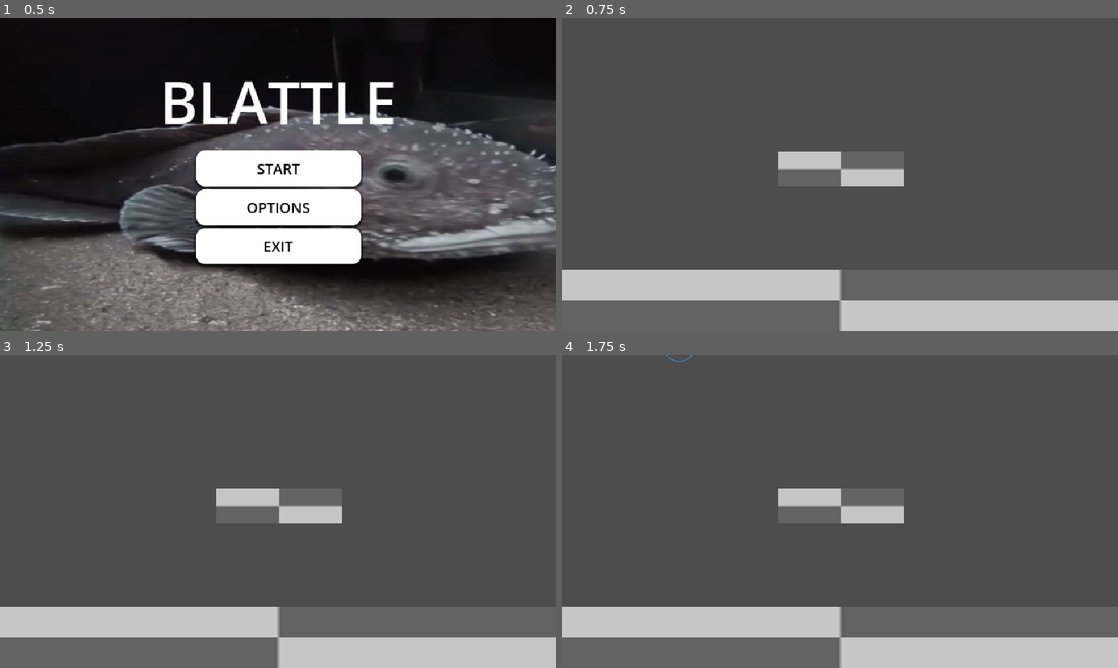
Above: before the commit, frames 1-4 (two rows, left to right).
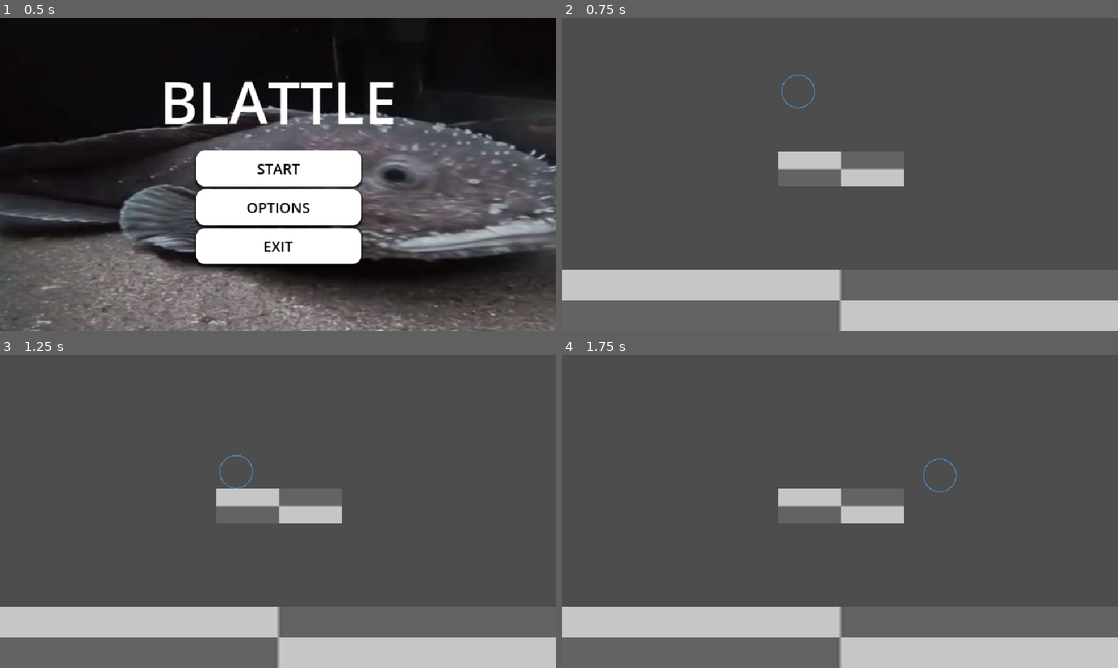
Above: after the commit, the same moments.

Repository: piperinnshall/Blattle
Game: Godot game, scene res://piper/scenes/menu/main_menu.tscn
Same seed, same stepped clock (60 frames per second), same inputs: the game is played once before the commit and once after it. The project has no main scene, so this scene is started directly.
Inputs (mouse positions are in pixels of both pictures, inside the frame that each line leads up to):
- Up to frame 1 (0.5 s): no input
- Up to frame 2 (0.75 s): click "START" at 0.5 s
- Up to frame 3 (1.25 s): no input
- Up to frame 4 (1.75 s): tap Enter (ui_accept) at 1.25, 1.55 s; move the mouse to (962, 495) at 1.27 s; hold Right (ui_right) from 1.28 s (still down); click (962, 495) at 1.35 s; tap W (jump) at 1.52 s

Frame 1 is identical in both runs. In frame 2, less than 0.1% of the frame differs, in the area x 39-46%, y 18-29%; in frame 3, less than 0.1%; in frame 4, less than 0.1%, in the area x 18-71%, y 0-44%.

Commit message:
chore: Add jump and dash behaviours

Diff:
--- /dev/null
+++ b/piper/resources/character/behaviours/dash.tres
@@ -0,0 +1,9 @@
+[gd_resource type="Resource" script_class="Dash" load_steps=2 format=3 uid="uid://duumhtwfouekx"]
+
+[ext_resource type="Script" uid="uid://j37gm562yyke" path="res://piper/scripts/character/behaviours/dash.gd" id="1_xgrq3"]
+
+[resource]
+script = ExtResource("1_xgrq3")
+dash_speed = 600.0
+dash_duration = 0.2
+dash_cooldown = 0.5
--- /dev/null
+++ b/piper/resources/character/behaviours/jump.tres
@@ -0,0 +1,10 @@
+[gd_resource type="Resource" script_class="Jump" load_steps=2 format=3 uid="uid://c8ph2p2ca36gl"]
+
+[ext_resource type="Script" uid="uid://blkbmg4hi07lf" path="res://piper/scripts/character/behaviours/jump.gd" id="1_f2tmm"]
+
+[resource]
+script = ExtResource("1_f2tmm")
+jump_force = 400.0
+max_jumps = 2
+jump_buffer_time = 0.1
+coyote_time = 0.1
--- a/piper/scenes/character/attack/heavy_attack.tscn
+++ /dev/null
@@ -1,8 +0,0 @@
-[gd_scene load_steps=3 format=3 uid="uid://cmrfk13i7tg22"]
-
-[ext_resource type="PackedScene" uid="uid://dgk3vbtcbvnpk" path="res://piper/scenes/character/attack/attack.tscn" id="1_gd58r"]
-[ext_resource type="Script" uid="uid://dgygrh7qlmetr" path="res://piper/scripts/character/attack/heavy_attack.gd" id="2_kou8c"]
-
-[node name="Attack" instance=ExtResource("1_gd58r")]
-scale = Vector2(1.5, 1.5)
-script = ExtResource("2_kou8c")
--- a/piper/scenes/character/attack/light_attack.tscn
+++ /dev/null
@@ -1,7 +0,0 @@
-[gd_scene load_steps=3 format=3 uid="uid://csibry5bact0d"]
-
-[ext_resource type="PackedScene" uid="uid://dgk3vbtcbvnpk" path="res://piper/scenes/character/attack/attack.tscn" id="1_50jny"]
-[ext_resource type="Script" uid="uid://cgsrbrur7pol3" path="res://piper/scripts/character/attack/light_attack.gd" id="2_uyq8f"]
-
-[node name="LightAttack" instance=ExtResource("1_50jny")]
-script = ExtResource("2_uyq8f")
--- a/piper/scenes/character/attack/attack.tscn
+++ b/piper/scenes/character/attacks/attack.tscn
@@ -1,6 +1,6 @@
 [gd_scene load_steps=5 format=3 uid="uid://dgk3vbtcbvnpk"]
 
-[ext_resource type="Script" uid="uid://bp4g4fx202u5c" path="res://piper/scripts/character/attack/attack.gd" id="1_kk81w"]
+[ext_resource type="Script" uid="uid://bp4g4fx202u5c" path="res://piper/scripts/character/attacks/attack.gd" id="1_kk81w"]
 [ext_resource type="Texture2D" uid="uid://bk741as5vg4kg" path="res://piper/resources/character/Circle.png" id="2_irm6l"]
 
 [sub_resource type="CircleShape2D" id="CircleShape2D_ipbt4"]
--- /dev/null
+++ b/piper/scenes/character/attacks/heavy_attack.tscn
@@ -0,0 +1,8 @@
+[gd_scene load_steps=3 format=3 uid="uid://cmrfk13i7tg22"]
+
+[ext_resource type="PackedScene" uid="uid://dgk3vbtcbvnpk" path="res://piper/scenes/character/attacks/attack.tscn" id="1_gd58r"]
+[ext_resource type="Script" uid="uid://dgygrh7qlmetr" path="res://piper/scripts/character/attacks/heavy_attack.gd" id="2_kou8c"]
+
+[node name="Attack" instance=ExtResource("1_gd58r")]
+scale = Vector2(1.5, 1.5)
+script = ExtResource("2_kou8c")
--- /dev/null
+++ b/piper/scenes/character/attacks/light_attack.tscn
@@ -0,0 +1,7 @@
+[gd_scene load_steps=3 format=3 uid="uid://csibry5bact0d"]
+
+[ext_resource type="PackedScene" uid="uid://dgk3vbtcbvnpk" path="res://piper/scenes/character/attacks/attack.tscn" id="1_50jny"]
+[ext_resource type="Script" uid="uid://cgsrbrur7pol3" path="res://piper/scripts/character/attacks/light_attack.gd" id="2_uyq8f"]
+
+[node name="LightAttack" instance=ExtResource("1_50jny")]
+script = ExtResource("2_uyq8f")
--- a/piper/scenes/character/character.tscn
+++ b/piper/scenes/character/character.tscn
@@ -1,15 +1,21 @@
-[gd_scene load_steps=3 format=3 uid="uid://0lntb6nkv1we"]
+[gd_scene load_steps=6 format=3 uid="uid://0lntb6nkv1we"]
 
 [ext_resource type="Script" uid="uid://qbayfdl1adfg" path="res://piper/scripts/character/character.gd" id="1_mr1wk"]
+[ext_resource type="Resource" uid="uid://duumhtwfouekx" path="res://piper/resources/character/behaviours/dash.tres" id="2_eyt33"]
+[ext_resource type="Resource" uid="uid://c8ph2p2ca36gl" path="res://piper/resources/character/behaviours/jump.tres" id="2_yt6il"]
+[ext_resource type="Texture2D" uid="uid://bk741as5vg4kg" path="res://piper/resources/character/Circle.png" id="3_ufsf1"]
 
 [sub_resource type="CircleShape2D" id="CircleShape2D_enxlx"]
 radius = 29.0172
 
 [node name="Character" type="CharacterBody2D"]
 script = ExtResource("1_mr1wk")
+jump = ExtResource("2_yt6il")
+dash = ExtResource("2_eyt33")
 
 [node name="HurtboxShape" type="CollisionShape2D" parent="."]
 shape = SubResource("CircleShape2D_enxlx")
 
 [node name="Sprite2D" type="Sprite2D" parent="HurtboxShape"]
-scale = Vector2(0.013, 0.013)
+scale = Vector2(0.038, 0.038)
+texture = ExtResource("3_ufsf1")
--- a/piper/scenes/character/player.tscn
+++ b/piper/scenes/character/player.tscn
@@ -1,12 +1,7 @@
-[gd_scene load_steps=4 format=3 uid="uid://by0kv3qeqhfxm"]
+[gd_scene load_steps=3 format=3 uid="uid://dm84abbsaarte"]
 
 [ext_resource type="PackedScene" uid="uid://0lntb6nkv1we" path="res://piper/scenes/character/character.tscn" id="1_4flbx"]
 [ext_resource type="Script" uid="uid://csyw5pl8a0itb" path="res://piper/scripts/character/player.gd" id="1_ri3t2"]
-[ext_resource type="Texture2D" uid="uid://bk741as5vg4kg" path="res://piper/resources/character/Circle.png" id="3_aq2es"]
 
-[node name="Player" instance=ExtResource("1_4flbx")]
+[node name="Character" instance=ExtResource("1_4flbx")]
 script = ExtResource("1_ri3t2")
-
-[node name="Sprite2D" parent="HurtboxShape" index="0"]
-scale = Vector2(0.038, 0.038)
-texture = ExtResource("3_aq2es")
--- a/piper/scenes/level/level.tscn
+++ b/piper/scenes/level/level.tscn
@@ -27,7 +27,7 @@
 texture = ExtResource("2_3pj2v")
 
 [node name="CollisionPolygon2D" type="CollisionPolygon2D" parent="LevelBody"]
-polygon = PackedVector2Array(0, 0, 0, 540, 960, 540, 960, 0, 800, 0, 800, 434, 160, 434, 160, 0)
+polygon = PackedVector2Array(-30, 0, -30, 540, 990, 540, 990, 0, 960, 0, 960, 434, 0, 434, 0, 0)
 
-[node name="Player" parent="." instance=ExtResource("2_urkm7")]
-position = Vector2(130, -68)
+[node name="Character" parent="." instance=ExtResource("2_urkm7")]
+position = Vector2(407, 114)
--- a/piper/scripts/character/attack/attack.gd
+++ b/piper/scripts/character/attacks/attack.gd
@@ -11,4 +11,4 @@
 
 func _on_body_entered(body: Node) -> void:
 	if body.has_method("_apply_damage"):
-		body.take_damage(damage)
+		body._apply_damage(damage)
--- /dev/null
+++ b/piper/scripts/character/behaviours/dash.gd
@@ -0,0 +1,31 @@
+extends Resource
+class_name Dash
+
+@export var dash_speed: float = 600.0
+@export var dash_duration: float = 0.2
+@export var dash_cooldown: float = 0.5
+
+var _is_dashing := false
+var _direction := 0
+var _dash_time := 0.0
+var _cooldown_time := 0.0
+
+func perform(character) -> void:
+	var input_direction = character._get_movement_input()
+	if _cooldown_time > 0.0 or _is_dashing or input_direction == 0.0:
+		return
+
+	_is_dashing = true
+	_dash_time = dash_duration
+	_direction = sign(input_direction)
+	character.velocity.x = _direction * dash_speed
+
+func update(character, delta: float) -> void:
+	if _cooldown_time > 0.0:
+		_cooldown_time = max(_cooldown_time - delta, 0.0)
+	if _is_dashing:
+		_dash_time -= delta
+		character.velocity.x = _direction * dash_speed
+		if _dash_time <= 0.0:
+			_is_dashing = false
+			_cooldown_time = dash_cooldown
--- /dev/null
+++ b/piper/scripts/character/behaviours/jump.gd
@@ -0,0 +1,27 @@
+extends Resource
+class_name Jump
+
+@export var jump_force: float = 400.0
+@export var max_jumps: int = 2
+@export var coyote_time: float = 0.1
+
+var _jumps_left := 0
+var _coyote_timer := 0.0
+
+func perform(character):
+	if _jumps_left > 0 or _coyote_timer > 0.0:
+		return
+
+	character.velocity.y = -jump_force
+	if _coyote_timer > 0.0:
+		_jumps_left = max_jumps - 1
+	else:
+		_jumps_left -= 1
+	_coyote_timer = 0.0
+
+func update(character, delta):
+	if character.is_on_floor():
+		_jumps_left = max_jumps
+		_coyote_timer = coyote_time
+	elif _coyote_timer > 0.0:
+		_coyote_timer = max(_coyote_timer - delta, 0.0)
--- a/piper/scripts/character/character.gd
+++ b/piper/scripts/character/character.gd
@@ -3,87 +3,71 @@
 
 # --- Exported Variables ---
 
-@export_group("Properties")
+@export_group("Behaviours")
+@export var jump: Jump
+@export var dash: Dash
+
+@export_group("Movement")
 @export var speed: float = 200.0
 @export var acceleration: float = 1000.0
 @export var friction: float = 1200.0
-
-@export_subgroup("Jump")
 @export var gravity: float = 800.0
-@export var jump_force: float = 400.0
-@export var max_jumps: int = 2
-@export var jump_buffer_time: float = 0.1
-@export var coyote_time: float = 0.1
+@export var buffer_time: float = 0.1
 
 # --- State ---
 
-var _jumps_left := 0
+var _health := 0
 var _input_buffer := {}
-var _coyote_timer := 0.0
 
 # --- Built-in ---
 
 func _physics_process(delta):
-	var was_on_floor = is_on_floor()
-
-	_apply_gravity(delta)
-	_handle_movement_input(delta)
-	_handle_jump_input()
+	_handle_movement(delta)
+	_handle_behaviour(delta, jump, "jump", _get_jump_input())
+	_handle_behaviour(delta, dash, "dash", _get_dash_input())
 	_update_input_buffer(delta)
-	_update_coyote_timer(delta)
 
 	move_and_slide()
 
-	if is_on_floor():
-		_jumps_left = max_jumps
-		_coyote_timer = coyote_time
-	elif was_on_floor and _coyote_timer > 0:
-		_jumps_left = max(0, max_jumps - 1)
-
 # --- Abstract ---
 
-func _get_movement_input() -> float:
-	return 0
+func _get_movement_input() -> float:  return 0
+func _get_jump_input() -> bool:  return false
+func _get_dash_input() -> bool: return false
+func _get_light_attack_input() -> bool: return false
+func _get_heavy_attack_input() -> bool: return false
 
-func _get_jump_input() -> bool:
-	return false
+# --- Attack ---
+
+func _apply_damage(damage):
+	_health += damage
 
 # --- Movement ---
 
-func _apply_gravity(delta: float):
+func _handle_movement(delta: float):
 	if not is_on_floor():
 		velocity.y += gravity * delta
 
-func _handle_movement_input(delta: float):
 	var input_dir = _get_movement_input()
 	if input_dir != 0.0:
 		velocity.x = move_toward(velocity.x, input_dir * speed, acceleration * delta)
 	else:
 		velocity.x = move_toward(velocity.x, 0.0, friction * delta)
 
-func _handle_jump_input():
-	if _get_jump_input():
-		_buffer_input("jump")
+# --- Behaviours ---
 
-	if _input_buffer.has("jump") and _can_jump():
-		_perform_jump()
-		_input_buffer.erase("jump")
-
-func _can_jump() -> bool:
-	return _jumps_left > 0 or _coyote_timer > 0.0
-
-func _perform_jump():
-	velocity.y = -jump_force
-	if _coyote_timer > 0.0:
-		_jumps_left = max_jumps - 1
-	else:
-		_jumps_left -= 1
-	_coyote_timer = 0.0
+func _handle_behaviour(delta, behaviour, behaviour_str, input):
+	behaviour.update(self, delta)
+	if input:
+		_buffer_input(behaviour_str, behaviour)
+	if _input_buffer.has(behaviour_str):
+		behaviour.perform(self)
+		_input_buffer.erase(name)
 
 # --- Input Buffer ---
 
-func _buffer_input(action: String):
-	_input_buffer[action] = jump_buffer_time
+func _buffer_input(action: String, behaviour):
+	_input_buffer[action] = buffer_time
 
 func _update_input_buffer(delta: float):
 	var to_remove := []
@@ -93,9 +77,3 @@
 			to_remove.append(action)
 	for action in to_remove:
 		_input_buffer.erase(action)
-
-# --- Coyote Time ---
-
-func _update_coyote_timer(delta: float):
-	if not is_on_floor():
-		_coyote_timer = max(_coyote_timer - delta, 0.0)
--- a/piper/scripts/character/player.gd
+++ b/piper/scripts/character/player.gd
@@ -1,7 +1,16 @@
 extends Character
 
+@export_group("Input")
+@export var input_left: String = "ui_left"
+@export var input_right: String = "ui_right"
+@export var input_jump: String = "ui_up"
+@export var input_dash: String = "ui_accept"
+
 func _get_movement_input() -> float:
-	return Input.get_axis("ui_left", "ui_right")
+	return Input.get_axis(input_left, input_right)
 
 func _get_jump_input() -> bool:
-	return Input.is_action_just_pressed("ui_up")
+	return Input.is_action_just_pressed(input_jump)
+
+func _get_dash_input() -> bool:
+	return Input.is_action_just_pressed(input_dash)
Not shown: 1 places in piper/scenes/level/level.tscn that only renumber resources
Renamed: piper/scripts/character/attack/attack.gd.uid -> piper/scripts/character/attacks/attack.gd.uid
Renamed: piper/scripts/character/attack/heavy_attack.gd -> piper/scripts/character/attacks/heavy_attack.gd
Renamed: piper/scripts/character/attack/heavy_attack.gd.uid -> piper/scripts/character/attacks/heavy_attack.gd.uid
Renamed: piper/scripts/character/attack/light_attack.gd -> piper/scripts/character/attacks/light_attack.gd
Renamed: piper/scripts/character/attack/light_attack.gd.uid -> piper/scripts/character/attacks/light_attack.gd.uid
Not shown, added: piper/scripts/character/behaviours/dash.gd.uid
Not shown, added: piper/scripts/character/behaviours/jump.gd.uid
